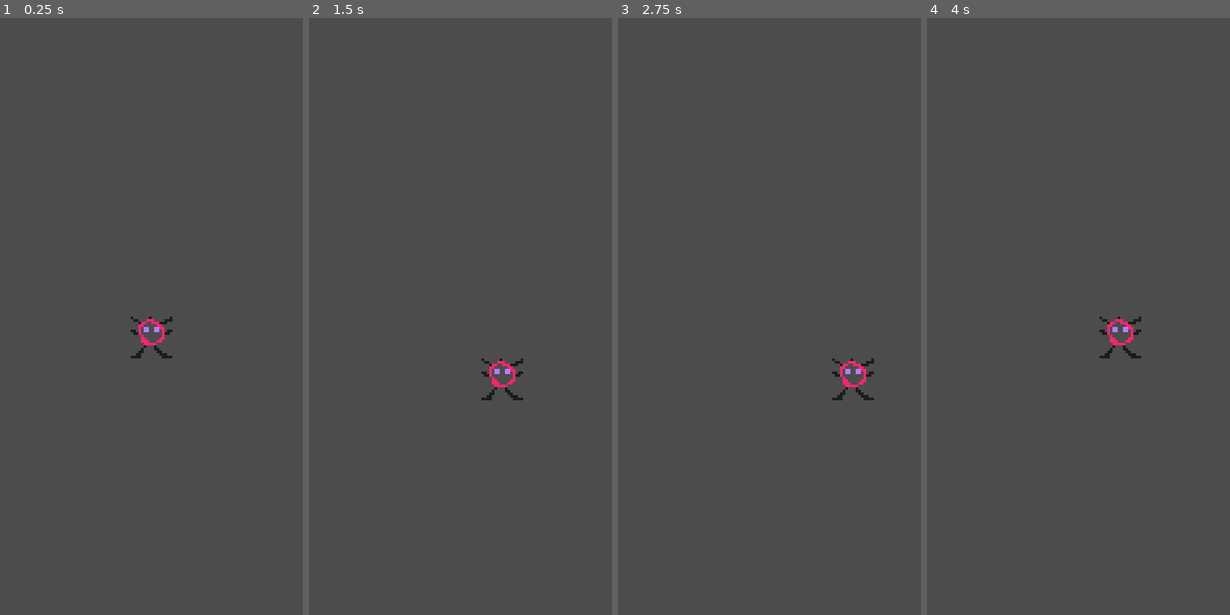
Above: before the commit, frames 1-4 (left to right).
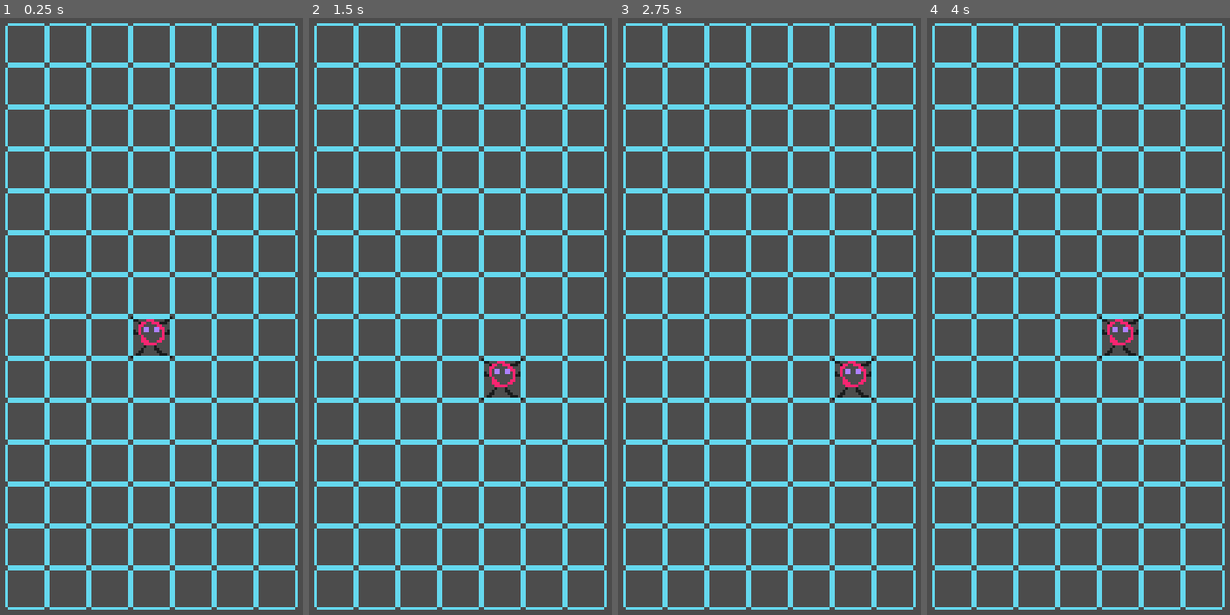
Above: after the commit, the same moments.

Repository: rivergillis/kinda-2048
Game: Godot game, scene res://scenes/Main.tscn
The game is run twice, just before and just after one commit, with the same random seed, the same clock (stepped at 60 frames per second) and the same inputs. Before the commit the project starts from res://Main.tscn.
Inputs:
- Up to frame 1 (0.25 s): no input
- Up to frame 2 (1.5 s): tap Enter at 0.5 s; hold Right (move_right) 0.53-1.28 s; tap Space at 1.25 s; hold Down (move_down) from 1.28 s (still down)
- Up to frame 3 (2.75 s): tap Enter at 2 s; release Down (move_down) at 2.03 s; hold Right (move_right) from 2.03 s (still down)
- Up to frame 4 (4 s): tap Space at 2.75 s; release Right (move_right) at 2.78 s; hold Up (move_up) 2.78-3.53 s; tap Enter at 3.5 s; hold Left (move_left) from 3.53 s (still down)

The runs differ from the first frame. In frame 1, 21% of the frame differs, in the area x 1-99%, y 0-100%; in frame 2, 21%; in frame 3, 21%; in frame 4, 21%.

Commit message:
Display tiles with worlgen

Diff:
--- a/Main.tscn
+++ /dev/null
@@ -1,7 +0,0 @@
-[gd_scene load_steps=2 format=2]
-
-[ext_resource path="res://Player.tscn" type="PackedScene" id=1]
-
-[node name="Node2D" type="Node2D"]
-
-[node name="Player" parent="." instance=ExtResource( 1 )]
--- a/project.godot
+++ b/project.godot
@@ -23,17 +23,23 @@
 "class": "Utils",
 "language": "GDScript",
 "path": "res://scripts/Utils.gd"
+}, {
+"base": "Node2D",
+"class": "WorldGen",
+"language": "GDScript",
+"path": "res://scripts/WorldGen.gd"
 } ]
 _global_script_class_icons={
 "Player": "",
 "TileInfo": "",
-"Utils": ""
+"Utils": "",
+"WorldGen": ""
 }
 
 [application]
 
 config/name="kinda_2048"
-run/main_scene="res://Main.tscn"
+run/main_scene="res://scenes/Main.tscn"
 config/icon="res://icon.png"
 
 [autoload]
--- /dev/null
+++ b/scenes/Main.tscn
@@ -0,0 +1,10 @@
+[gd_scene load_steps=3 format=2]
+
+[ext_resource path="res://scenes/Player.tscn" type="PackedScene" id=1]
+[ext_resource path="res://scenes/WorldGen.tscn" type="PackedScene" id=2]
+
+[node name="Node2D" type="Node2D"]
+
+[node name="WorldGen" parent="." instance=ExtResource( 2 )]
+
+[node name="Player" parent="WorldGen" instance=ExtResource( 1 )]
--- /dev/null
+++ b/scenes/TileBG.tscn
@@ -0,0 +1,6 @@
+[gd_scene load_steps=2 format=2]
+
+[ext_resource path="res://sprites/bg-tile.png" type="Texture" id=1]
+
+[node name="TileBG" type="Sprite"]
+texture = ExtResource( 1 )
--- /dev/null
+++ b/scenes/WorldGen.tscn
@@ -0,0 +1,6 @@
+[gd_scene load_steps=2 format=2]
+
+[ext_resource path="res://scripts/WorldGen.gd" type="Script" id=1]
+
+[node name="WorldGen" type="Node2D"]
+script = ExtResource( 1 )
--- a/scripts/Types/TileInfo.gd
+++ b/scripts/Types/TileInfo.gd
@@ -7,5 +7,9 @@
 var y: int = 0
 # TODO: Coordinates in world-tile space
 
+func _init(x: int = 0, y: int = 0) -> void:
+	self.x = x
+	self.y = y
+
 func _to_string() -> String:
 	return "TileInfo(%d, %d)" % [x, y]
--- /dev/null
+++ b/scripts/WorldGen.gd
@@ -0,0 +1,14 @@
+extends Node2D
+
+class_name WorldGen
+
+const TileBG = preload("res://scenes/TileBG.tscn")
+
+# Called when the node enters the scene tree for the first time.
+func _ready() -> void:
+	for y_tile in range(1, Constants.SCREEN_TILES_VERT + 1):
+		for x_tile in range(1, Constants.SCREEN_TILES_HORIZ + 1):
+			var tile : TileInfo = TileInfo.new(x_tile, y_tile)
+			var tile_bg = TileBG.instance()
+			tile_bg.position = Utils.screen_tile_to_px(tile)
+			add_child(tile_bg)
Renamed: Player.tscn -> scenes/Player.tscn
